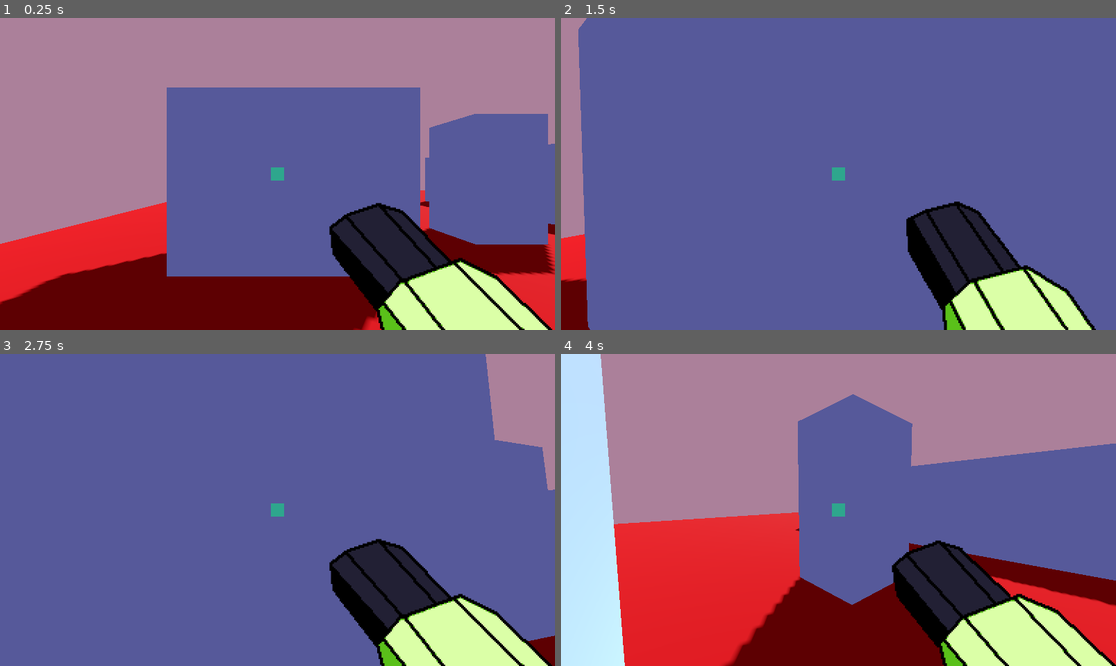
Above: before the commit, frames 1-4 (two rows, left to right).
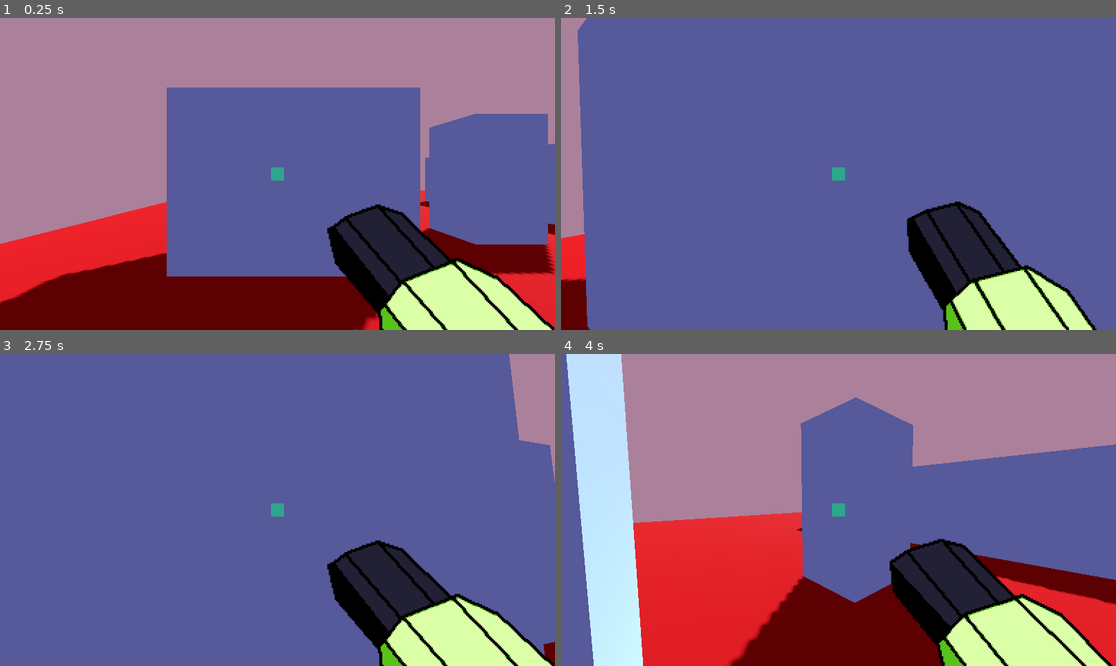
Above: after the commit, the same moments.

Repository: im-ener/Bytecrusher
Game: Godot game, scene res://world.tscn
The game is run twice, just before and just after one commit, with the same random seed, the same clock (stepped at 60 frames per second) and the same inputs.
Inputs (mouse positions are in pixels of both pictures, inside the frame that each line leads up to):
- Up to frame 1 (0.25 s): no input
- Up to frame 2 (1.5 s): move the mouse to (866, 174) at 0.52 s; hold W (move_forwards) from 0.53 s (still down); click (866, 174) at 0.6 s; move the mouse to (810, 174) at 1.27 s; click (810, 174) at 1.35 s
- Up to frame 3 (2.75 s): keep holding W (move_forwards); move the mouse to (288, 503) at 2.02 s; click (288, 503) at 2.1 s
- Up to frame 4 (4 s): keep holding W (move_forwards); move the mouse to (832, 516) at 2.77 s; click (832, 516) at 2.85 s; move the mouse to (877, 513) at 3.52 s; click (877, 513) at 3.6 s

The runs differ from the first frame. In frame 1, 1.6% of the frame differs, in the area x 58-100%, y 59-100%; in frame 2, 0.8%; in frame 3, 3.1%; in frame 4, 10%, in the area x 0-100%, y 0-100%.

Commit message:
redid the gun animations

Diff:
--- a/player.gd
+++ b/player.gd
@@ -3,7 +3,7 @@
 @onready var animated_sprite_2d = $CanvasLayer/gunbase/AnimatedSprite2D
 @onready var ray_cast_3d = $RayCast3D
 @onready var shoot_sound = $shootsound
-@onready var cam = $Camera3D
+@onready var camera = $Camera3D
 
 
 const SPEED = 5.0
@@ -22,8 +22,8 @@
 		return
 	if event is InputEventMouseMotion:
 		rotation_degrees.y -= event.relative.x * MOUSE_SENS
-		rotation_degrees.x -= event.relative.y * MOUSE_SENS
-	rotation_degrees.x = clamp(rotation_degrees.x,-88,90)
+		camera.rotation_degrees.x -= event.relative.y * MOUSE_SENS
+	camera.rotation_degrees.x = clamp(camera.rotation_degrees.x,-88,90)
 
 func _process(_delta):
 	if Input.is_action_just_pressed("exit"):
--- a/player.tscn
+++ b/player.tscn
@@ -1,39 +1,53 @@
-[gd_scene load_steps=11 format=3 uid="uid://bx2t25pshog62"]
+[gd_scene load_steps=13 format=3 uid="uid://bx2t25pshog62"]
 
 [ext_resource type="Script" path="res://player.gd" id="1_omxu1"]
-[ext_resource type="Texture2D" uid="uid://bqdwbpryrpkse" path="res://gun_sprites.png" id="2_e48jg"]
+[ext_resource type="Texture2D" uid="uid://b4ydxb1nnewbo" path="res://gun_sprites.png" id="2_e48jg"]
 [ext_resource type="AudioStream" uid="uid://bxmdi8yeq2ltc" path="res://pistol shot.mp3" id="3_0qga6"]
 
 [sub_resource type="CapsuleShape3D" id="CapsuleShape3D_umtuu"]
 
-[sub_resource type="AtlasTexture" id="AtlasTexture_qxncu"]
+[sub_resource type="AtlasTexture" id="AtlasTexture_otbcq"]
 atlas = ExtResource("2_e48jg")
-region = Rect2(1422, 0, 474, 381)
+region = Rect2(2355, 0, 471, 381)
 
-[sub_resource type="AtlasTexture" id="AtlasTexture_5i6f4"]
+[sub_resource type="AtlasTexture" id="AtlasTexture_jecy5"]
 atlas = ExtResource("2_e48jg")
-region = Rect2(948, 0, 474, 381)
+region = Rect2(1884, 0, 471, 381)
 
-[sub_resource type="AtlasTexture" id="AtlasTexture_gmyo6"]
+[sub_resource type="AtlasTexture" id="AtlasTexture_wgenl"]
 atlas = ExtResource("2_e48jg")
-region = Rect2(0, 0, 474, 381)
+region = Rect2(1413, 0, 471, 381)
 
-[sub_resource type="AtlasTexture" id="AtlasTexture_o5asc"]
+[sub_resource type="AtlasTexture" id="AtlasTexture_7govo"]
 atlas = ExtResource("2_e48jg")
-region = Rect2(474, 0, 474, 381)
+region = Rect2(942, 0, 471, 381)
 
-[sub_resource type="AtlasTexture" id="AtlasTexture_5o4hq"]
+[sub_resource type="AtlasTexture" id="AtlasTexture_vbey0"]
 atlas = ExtResource("2_e48jg")
-region = Rect2(948, 0, 474, 381)
+region = Rect2(0, 0, 471, 381)
+
+[sub_resource type="AtlasTexture" id="AtlasTexture_ln5nb"]
+atlas = ExtResource("2_e48jg")
+region = Rect2(471, 0, 471, 381)
+
+[sub_resource type="AtlasTexture" id="AtlasTexture_l545w"]
+atlas = ExtResource("2_e48jg")
+region = Rect2(942, 0, 471, 381)
 
 [sub_resource type="SpriteFrames" id="SpriteFrames_b7p8x"]
 animations = [{
 "frames": [{
 "duration": 1.0,
-"texture": SubResource("AtlasTexture_qxncu")
+"texture": SubResource("AtlasTexture_otbcq")
 }, {
 "duration": 1.0,
-"texture": SubResource("AtlasTexture_5i6f4")
+"texture": SubResource("AtlasTexture_jecy5")
+}, {
+"duration": 1.0,
+"texture": SubResource("AtlasTexture_wgenl")
+}, {
+"duration": 1.0,
+"texture": SubResource("AtlasTexture_7govo")
 }],
 "loop": true,
 "name": &"idle",
@@ -41,13 +55,13 @@
 }, {
 "frames": [{
 "duration": 1.0,
-"texture": SubResource("AtlasTexture_gmyo6")
+"texture": SubResource("AtlasTexture_vbey0")
 }, {
 "duration": 1.0,
-"texture": SubResource("AtlasTexture_o5asc")
+"texture": SubResource("AtlasTexture_ln5nb")
 }, {
 "duration": 1.0,
-"texture": SubResource("AtlasTexture_5o4hq")
+"texture": SubResource("AtlasTexture_l545w")
 }],
 "loop": false,
 "name": &"shoot",
@@ -89,6 +103,8 @@
 sprite_frames = SubResource("SpriteFrames_b7p8x")
 animation = &"shoot"
 autoplay = "idle"
+frame = 2
+frame_progress = 1.0
 
 [node name="crosshair" type="ColorRect" parent="CanvasLayer"]
 anchors_preset = 8
Binary file changed: gun_sprites.png
Not shown, changed: gun_sprites.png.import
